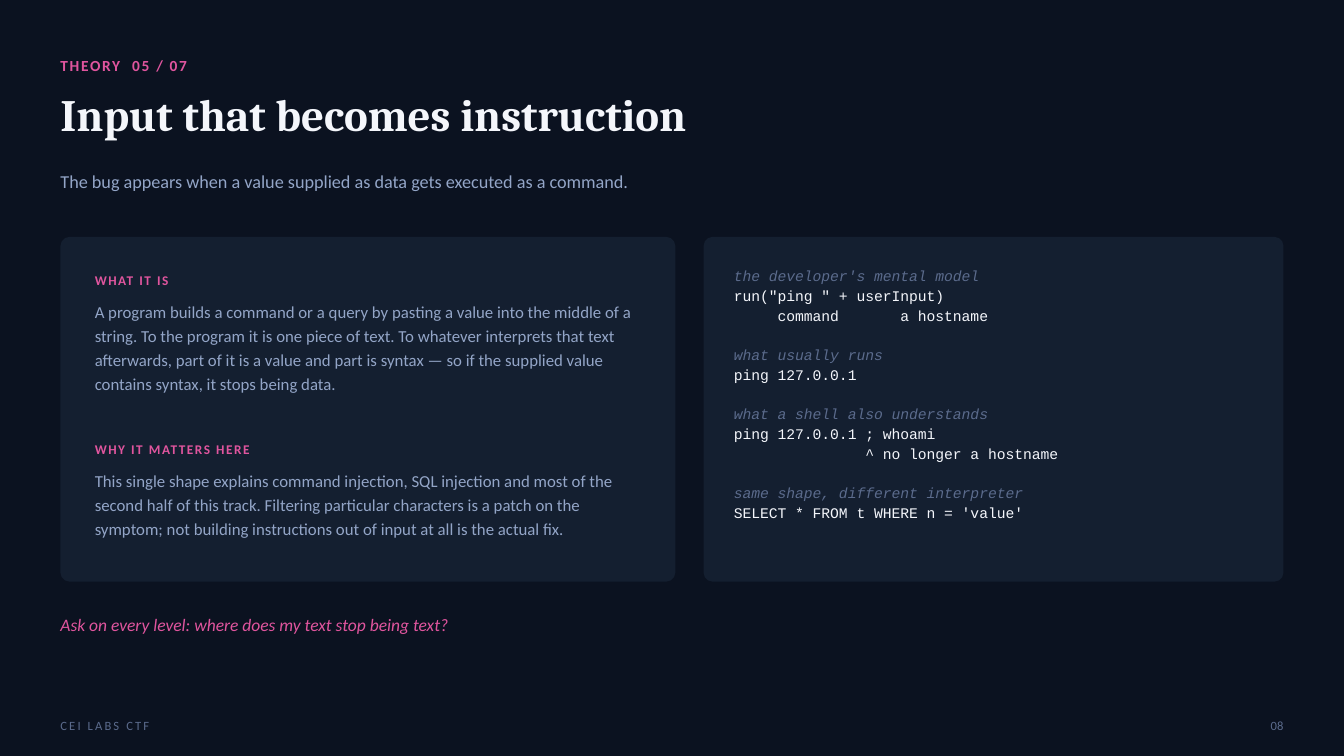
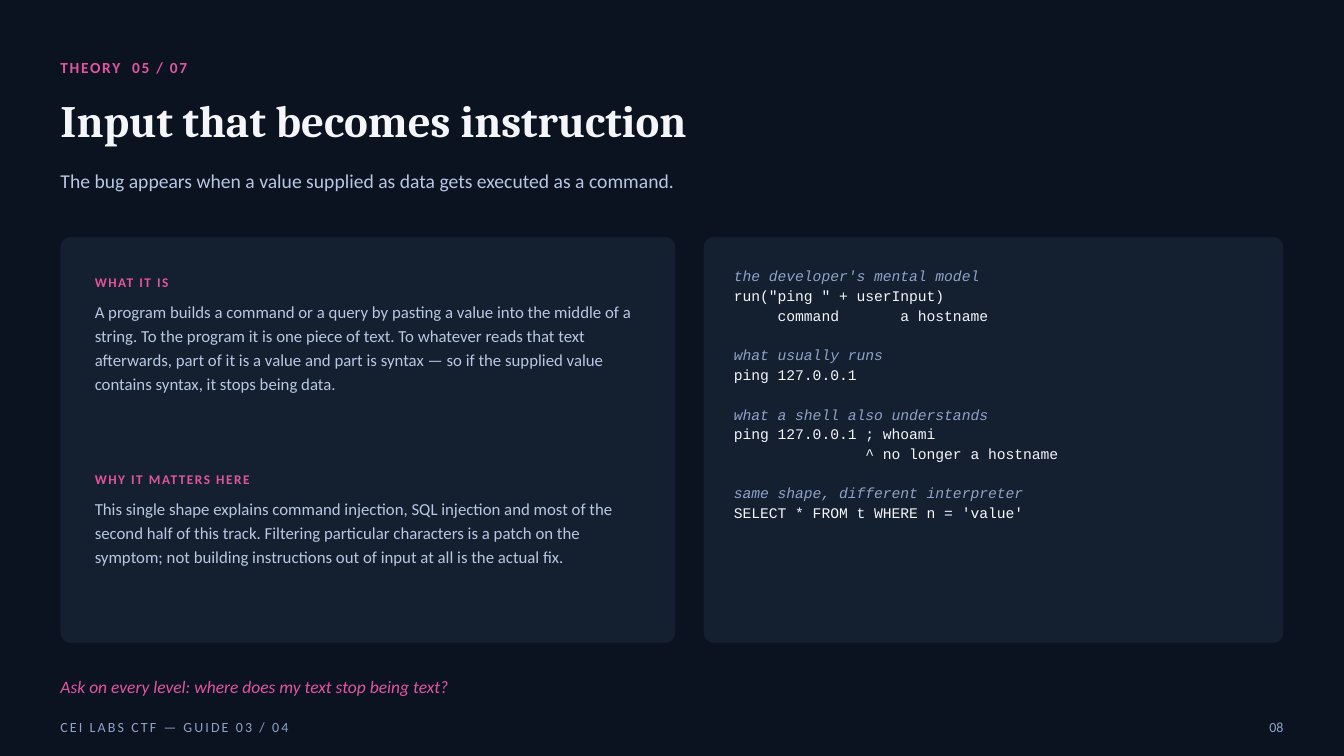
Before and after one commit to stoptalkingishh/cei-labs-event, a slide deck: slide 8 of presentation/game-guides/CEI-Labs-Game-Guide-03-Natas.pptx. Drawn at 1344x756 pixels with LibreOffice and Linux fonts; fonts in the diff are those of the drawing. Boxes give left, top, right and bottom in pixels: in the first picture for what was removed or moved away, otherwise in the second. Text is boxed around its words. In the diff, an @@ line names an element or a change of style, - is before the commit and + after.

```diff
--- a/presentation/game-guides/CEI-Labs-Game-Guide-03-Natas.pptx
+++ b/presentation/game-guides/CEI-Labs-Game-Guide-03-Natas.pptx
@@ text "The bug appears when a ..." at bbox=[60, 174, 674, 192]: size 13 to 14 pt, text colour #93A5C7 to #B8C7E4 @@
@@ rounded rectangle: place and size @@
-rounded rectangle at bbox=[60, 237, 676, 582]
+rounded rectangle at bbox=[60, 237, 676, 643]
@@ rounded rectangle: place and size @@
-rounded rectangle at bbox=[704, 237, 1284, 582]
+rounded rectangle at bbox=[704, 237, 1284, 643]
@@ text at bbox=[734, 271, 1023, 501]: text colour #5B6B8C to #8FA3C8 in "the developer's mental model", "what usually runs", "what a shell also understands", "same shape, different interpreter" @@
@@ text at bbox=[95, 306, 631, 393]: text changed; text colour #93A5C7 to #B8C7E4 @@
-A program builds a command or a query by pasting a value into the middle of a string. To the program it is one piece of text. To whatever interprets that text afterwards, part of it is a value and part is syntax — so if the supplied value contains syntax, it stops being data.
+A program builds a command or a query by pasting a value into the middle of a string. To the program it is one piece of text. To whatever reads that text afterwards, part of it is a value and part is syntax — so if the supplied value contains syntax, it stops being data.
@@ text "WHY IT MATTERS HERE": place and size @@
-text "WHY IT MATTERS HERE" at bbox=[95, 437, 641, 463]
+text "WHY IT MATTERS HERE" at bbox=[95, 465, 641, 491]
@@ text "This single shape explains command ...": place and size @@
-text "This single shape explains command ..." at bbox=[95, 475, 612, 538]
+text "This single shape explains command ..." at bbox=[95, 503, 612, 566]
@@ text "This single shape explains command ..." at bbox=[95, 503, 612, 566]: text colour #93A5C7 to #B8C7E4 @@
@@ line spacing 1 to 1.2 in 5 elements at bbox=[60, 50, 1284, 81], bbox=[60, 106, 686, 147], bbox=[95, 267, 641, 293], bbox=[95, 465, 641, 491], bbox=[60, 681, 448, 696] @@
@@ text "Ask on every level: where ...": place and size @@
-text "Ask on every level: where ..." at bbox=[60, 619, 448, 634]
+text "Ask on every level: where ..." at bbox=[60, 681, 448, 696]
@@ text "08" at bbox=[1269, 722, 1283, 732]: size 9 to 10 pt, text colour #5B6B8C to #8FA3C8; line spacing 1 to 1.2 @@
@@ text at bbox=[60, 723, 288, 732]: text changed; size 9 to 10 pt; text colour #5B6B8C to #8FA3C8 @@
-CEI LABS CTF
+CEI LABS CTF — GUIDE 03 / 04
```
Also in this commit, not shown: 12 other slides changed, 2 other files.
